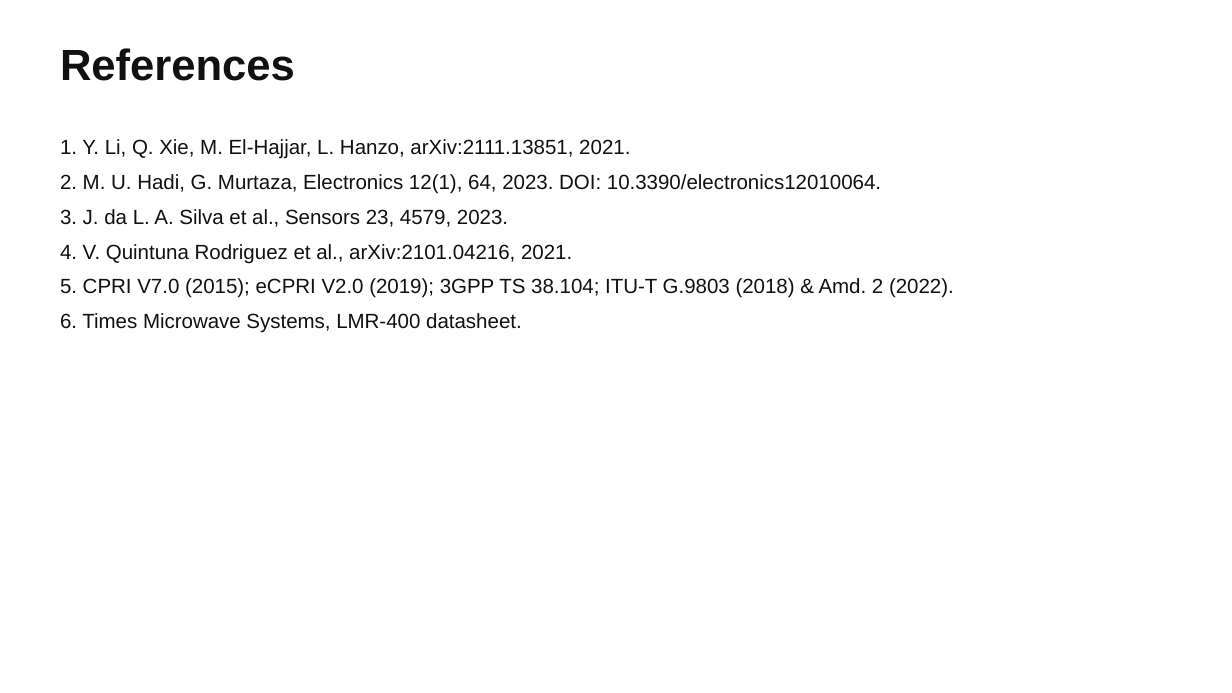
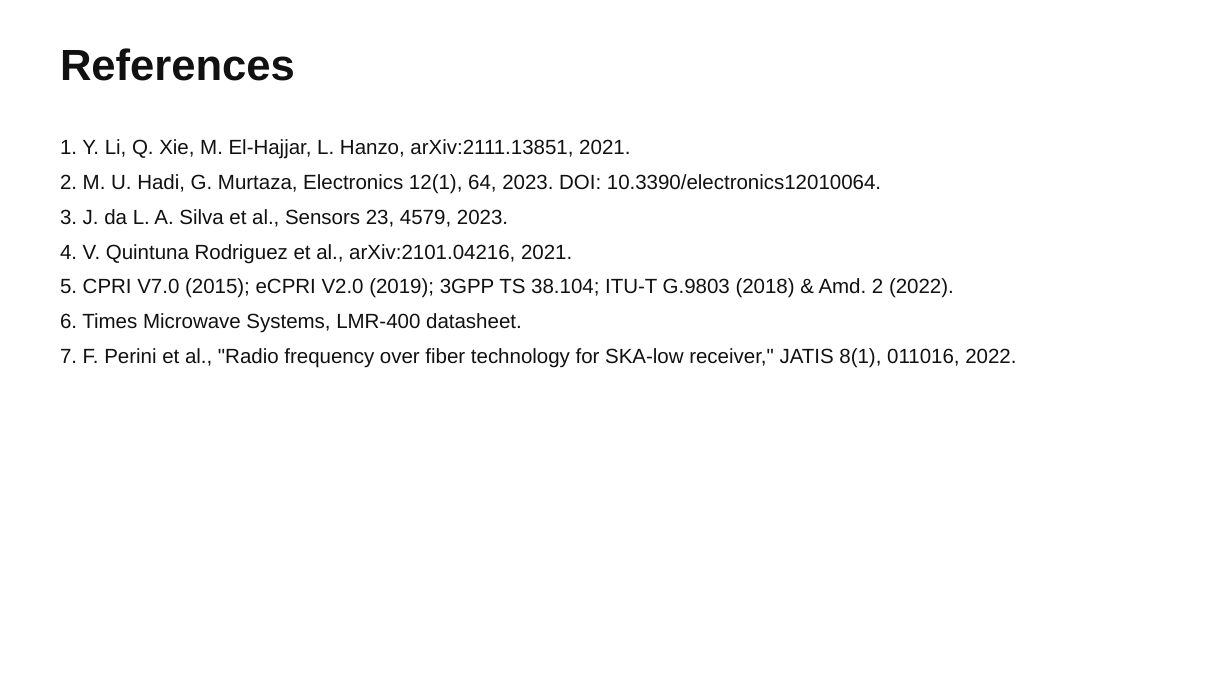
Before and after one commit to JehadMajed/AboOmar12, a slide deck: slide 7 of RoF_review/RoF_Part2_DAS_CRAN.pptx. Drawn at 1232x693 pixels with LibreOffice and Linux fonts; fonts in the diff are those of the drawing. Boxes give left, top, right and bottom in pixels: in the first picture for what was removed or moved away, otherwise in the second. Text is boxed around its words. In the diff, an @@ line names an element or a change of style, - is before the commit and + after.

```diff
--- a/RoF_review/RoF_Part2_DAS_CRAN.pptx
+++ b/RoF_review/RoF_Part2_DAS_CRAN.pptx
@@ text at (x1=60, y1=348, x2=1016, y2=368): paragraph added @@
+7. F. Perini et al., "Radio frequency over fiber technology for SKA-low receiver," JATIS 8(1), 011016, 2022.
```
Also in this commit, not shown: 2 other slides changed, 1 slide added, 1 other file.
